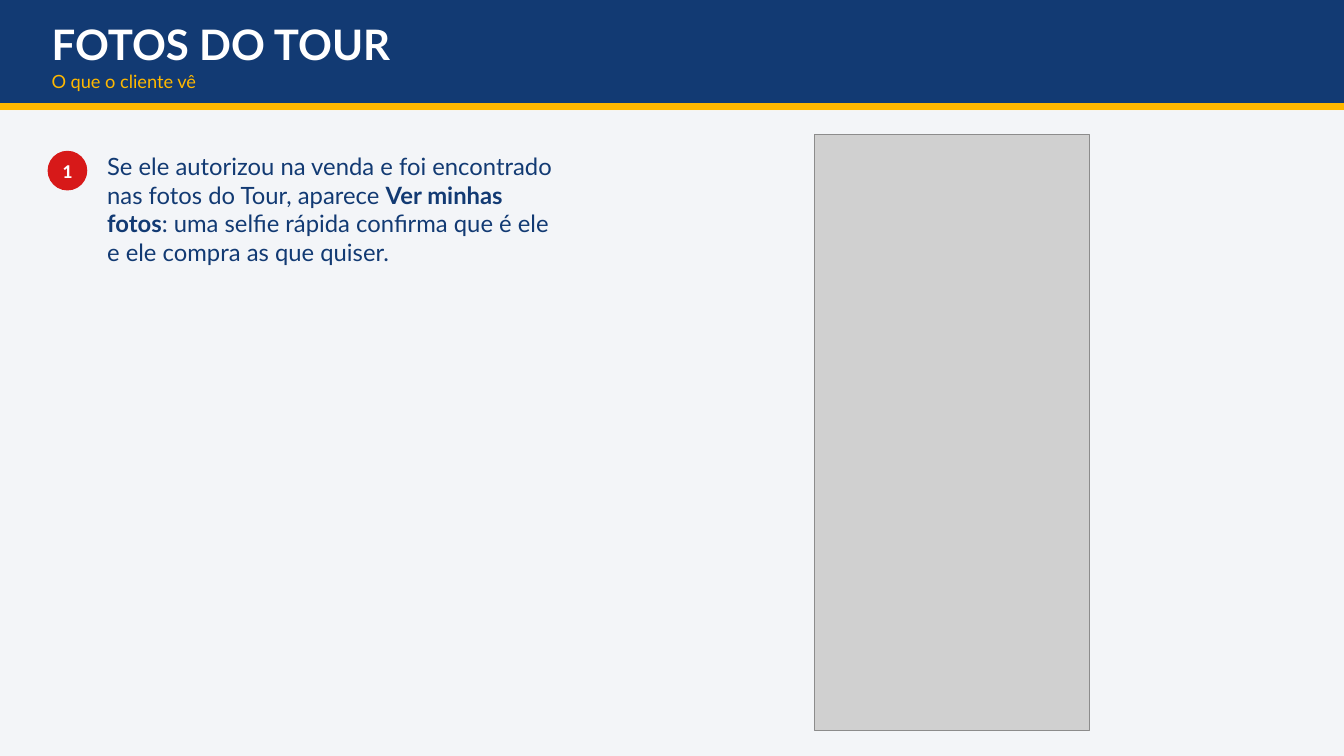
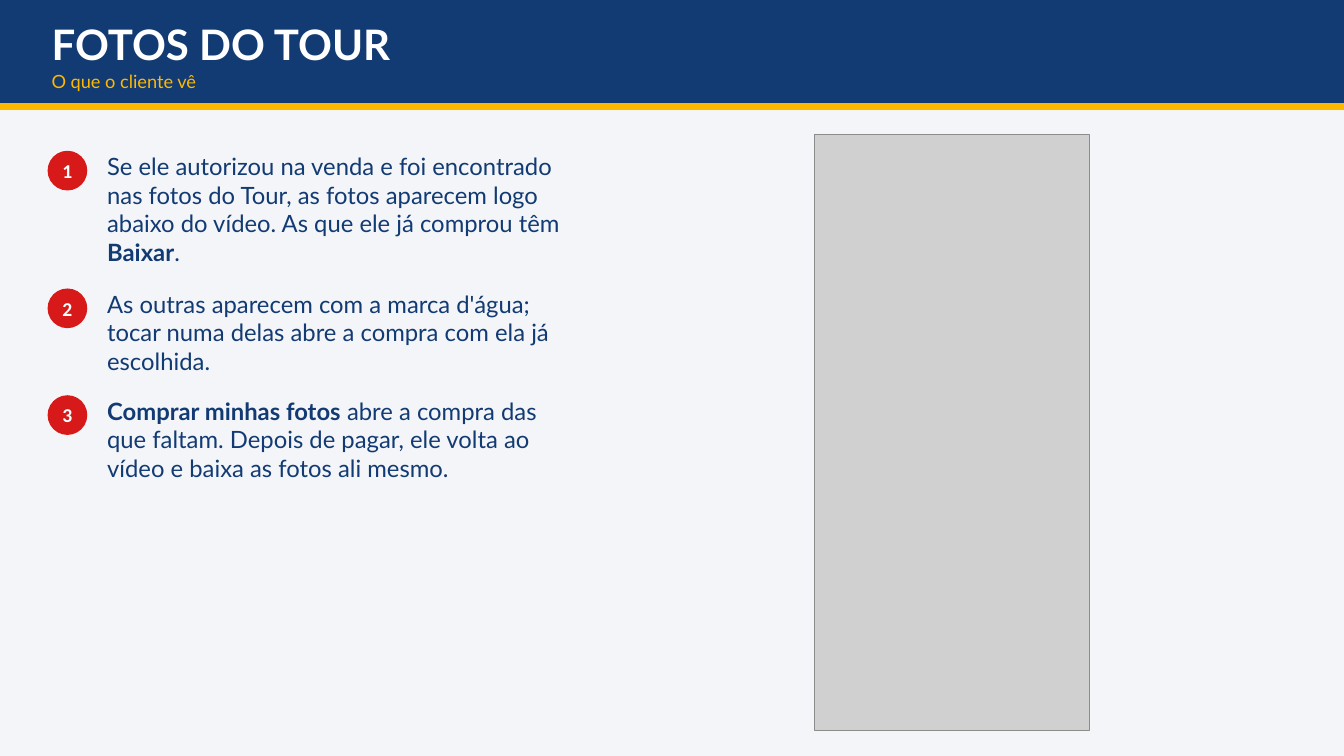
Before and after one commit to dudurezende10/eterna, a slide deck: slide 34 of docs/treinamento/entregaveis/Treinamento - Drone, Chute a Gol e Snap Pop - da venda a entrega.pptx. Drawn at 1344x756 pixels with LibreOffice and Linux fonts; fonts in the diff are those of the drawing; grey boxes stand for pictures. Boxes give left, top, right and bottom in pixels: in the first picture for what was removed or moved away, otherwise in the second. Text is boxed around its words. In the diff, an @@ line names an element or a change of style, - is before the commit and + after.

Commit message:
v99.24.1: Minhas vendas cabe no tablet; manual e apresentação do treinamento 1.1 (foto obrigatória, busca, fotos do Tour no vídeo, código de 12, lotes de cartões)

```diff
--- a/docs/treinamento/entregaveis/Treinamento - Drone, Chute a Gol e Snap Pop - da venda a entrega.pptx
+++ b/docs/treinamento/entregaveis/Treinamento - Drone, Chute a Gol e Snap Pop - da venda a entrega.pptx
@@ text at <box>107,157,560,261</box>: text changed @@
-Se ele autorizou na venda e foi encontrado nas fotos do Tour, aparece Ver minhas fotos: uma selfie rápida confirma que é ele e ele compra as que quiser.
+Se ele autorizou na venda e foi encontrado nas fotos do Tour, as fotos aparecem logo abaixo do vídeo. As que ele já comprou têm Baixar.
@@ ellipse added at <box>47,288,87,328</box>, fill #D71919, 14 pt, text #FFFFFF, bold @@
+2
@@ text added at <box>107,295,549,370</box>, 17 pt, text #123A73 @@
+As outras aparecem com a marca d'água; tocar numa delas abre a compra com ela já escolhida.
@@ ellipse added at <box>47,395,87,435</box>, fill #D71919, 14 pt, text #FFFFFF, bold @@
+3
@@ text added at <box>107,402,537,477</box>, 17 pt, text #123A73 @@
+Comprar minhas fotos abre a compra das que faltam. Depois de pagar, ele volta ao vídeo e baixa as fotos ali mesmo.
```
Also in this commit, not shown: 8 other slides changed, 3 slides added, 22 other files.
